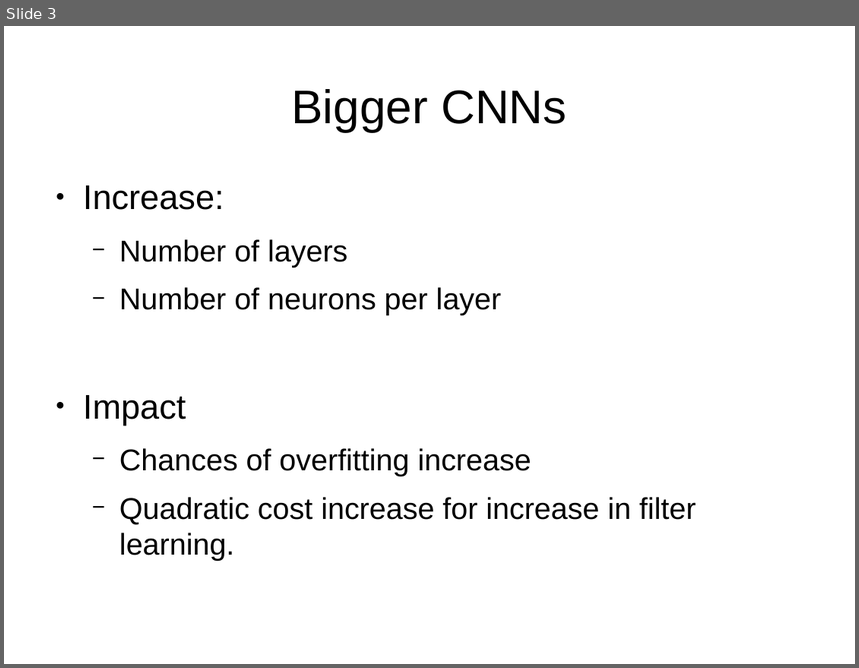
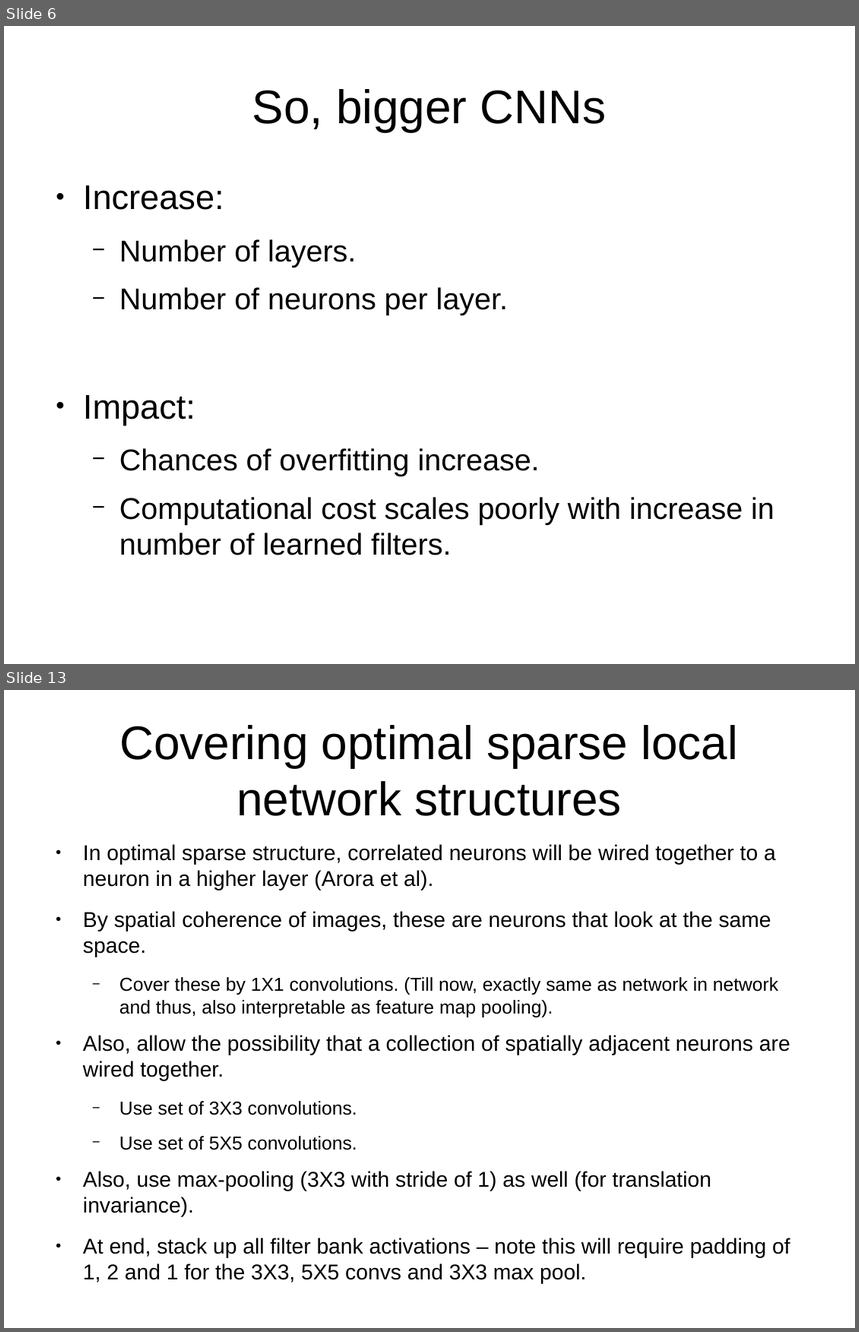
Before and after one commit to indivisibleatom/lectureNotes, a slide deck: sources/Szegedy_Going_Deeper.odp. Shown one above the other, each under a label of ours: slide 3 before the commit, slides 6 and 13 after it; the slides between them are not shown. The pictures are 859x668 and 859x1332 pixels, drawn with LibreOffice and Linux fonts; fonts in the diff are those of the drawing. Boxes give left, top, right and bottom in pixels: in the first picture for what was removed or moved away, otherwise in the second. Text is boxed around its words. In the diff, an @@ line names an element or a change of style, - is before the commit and + after.

```diff
--- a/sources/Szegedy_Going_Deeper.odp
+++ b/sources/Szegedy_Going_Deeper.odp
@@ slide 13 added at <box>4,690,855,1328</box>, background #FFFFFF @@
@@ title added at <box>120,725,739,816</box>, 44 pt, text #000000 @@
+Covering optimal sparse local network structures
@@ text added at <box>83,844,791,1284</box>, 20 pt, text #000000 @@
+● In optimal sparse structure, correlated neurons will be wired together to a neuron in a higher layer (Arora et al).
+● By spatial coherence of images, these are neurons that look at the same space.
+  − Cover these by 1X1 convolutions. (Till now, exactly same as network in network and thus, also interpretable as feature map pooling).
+● Also, allow the possibility that a collection of spatially adjacent neurons are wired together.
+  − Use set of 3X3 convolutions.
+  − Use set of 5X5 convolutions.
+● Also, use max-pooling (3X3 with stride of 1) as well (for translation invariance).
+● At end, stack up all filter bank activations – note this will require padding of 1, 2 and 1 for the 3X3, 5X5 convs and 3X3 max pool.
@@ what was slide 3 is now slide 6 @@
@@ slide 6 changed as well @@
@@ title at <box>253,89,606,132</box>: text changed @@
-Bigger CNNs
+So, bigger CNNs
@@ text at <box>83,240,775,556</box>: text changed @@
-  − Number of layers
-  − Number of neurons per layer
-● Impact
-  − Chances of overfitting increase
-  − Quadratic cost increase for increase in filter learning.
+  − Number of layers.
+  − Number of neurons per layer.
+● Impact:
+  − Chances of overfitting increase.
+  − Computational cost scales poorly with increase in number of learned filters.
```
Also in this commit, not shown: 1 other slide changed, 14 other slides added, 3 slides removed.
